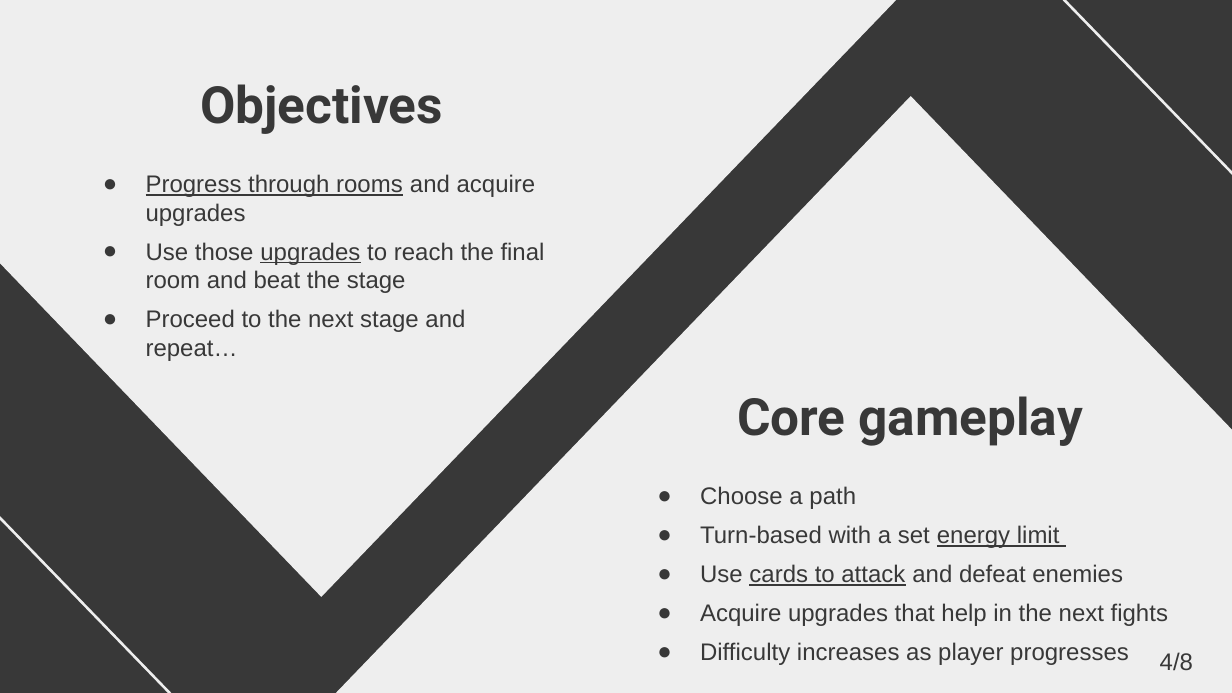
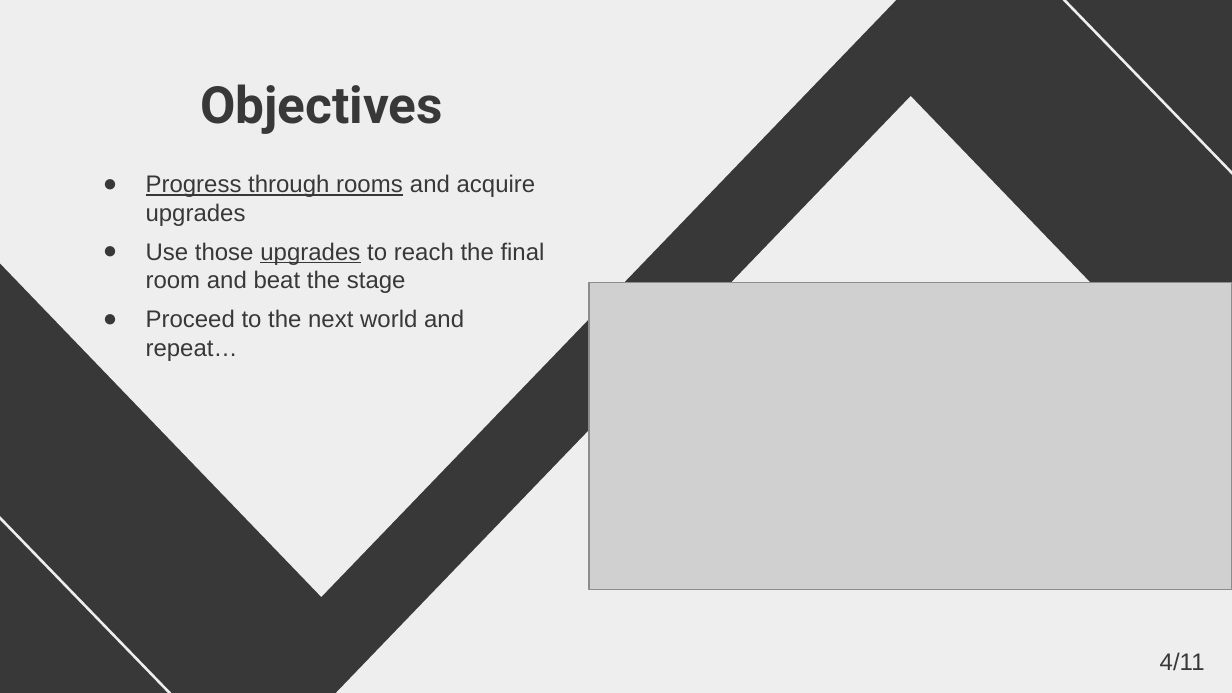
Before and after one commit to FariaXD/UnityMobileGame-FinalProject, a slide deck: slide 4 of ReportsAndOthers/Presentations/Presentation.pptx. Drawn at 1232x693 pixels with LibreOffice and Linux fonts; fonts in the diff are those of the drawing; grey boxes stand for pictures. Boxes give left, top, right and bottom in pixels: in the first picture for what was removed or moved away, otherwise in the second. Text is boxed around its words. In the diff, an @@ line names an element or a change of style, - is before the commit and + after.

```diff
--- a/ReportsAndOthers/Presentations/Presentation.pptx
+++ b/ReportsAndOthers/Presentations/Presentation.pptx
@@ picture added at (589,282,1232,589) @@
@@ subtitle at (146,309,464,361): text changed @@
-● Proceed to the next stage and repeat…
+● Proceed to the next world and repeat…
@@ title removed at (737,396,1083,446) @@
-Core gameplay
@@ subtitle removed at (700,486,1168,665) @@
-● Choose a path
-● Turn-based with a set energy limit
-● Use cards to attack and defeat enemies
-● Acquire upgrades that help in the next fights
-● Difficulty increases as player progresses
@@ text at (1160,652,1205,671): text changed @@
-4/8
+4/11
```
Also in this commit, not shown: 7 other slides changed, 1 slide added, 12 other files.
